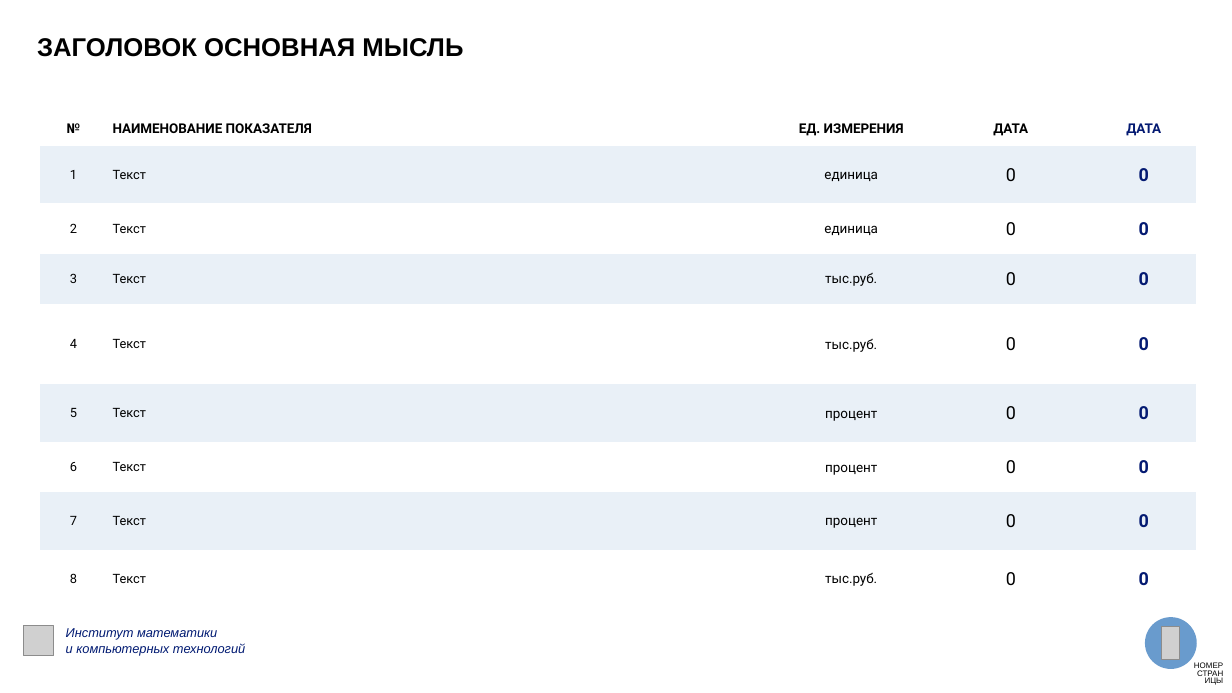
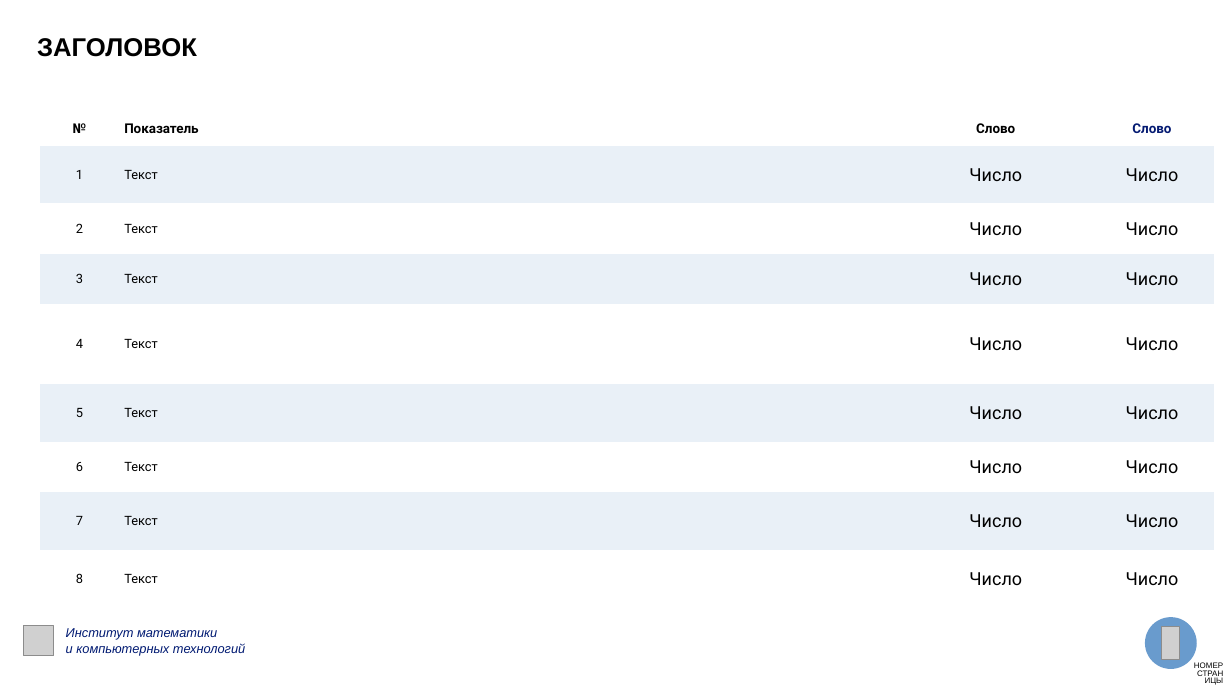
Before and after one commit to Y-uri-K/presentations_AI, a slide deck: slide 6 of backend/app/assets/dvfu_template.pptx. Drawn at 1232x693 pixels with LibreOffice and Linux fonts; fonts in the diff are those of the drawing; grey boxes stand for pictures. Boxes give left, top, right and bottom in pixels: in the first picture for what was removed or moved away, otherwise in the second. Text is boxed around its words. In the diff, an @@ line names an element or a change of style, - is before the commit and + after.

```diff
--- a/backend/app/assets/dvfu_template.pptx
+++ b/backend/app/assets/dvfu_template.pptx
@@ text at (x1=37, y1=38, x2=197, y2=57): text changed @@
-ЗАГОЛОВОК ОСНОВНАЯ МЫСЛЬ
+ЗАГОЛОВОК
@@ table at (x1=40, y1=110, x2=1214, y2=607) @@
-column 2: НАИМЕНОВАНИЕ ПОКАЗАТЕЛЯ | Текст | Текст | Текст | Текст | Текст | Текст | Текст | Текст
-column 3: ЕД. ИЗМЕРЕНИЯ | единица | единица | тыс.руб. | тыс.руб. | процент | процент | процент | тыс.руб.
-column 4: ДАТА | 0 | 0 | 0 | 0 | 0 | 0 | 0 | 0
-column 5: ДАТА | 0 | 0 | 0 | 0 | 0 | 0 | 0 | 0
+column 2: Показатель | Текст | Текст | Текст | Текст | Текст | Текст | Текст | Текст
+column 3: Слово | Число | Число | Число | Число | Число | Число | Число | Число
+column 4: Слово | Число | Число | Число | Число | Число | Число | Число | Число
@@ table resized from (x1=40, y1=110, x2=1195, y2=607) to (x1=40, y1=110, x2=1214, y2=607) @@
```
Also in this commit, not shown: 11 other slides changed, 2 other files.
